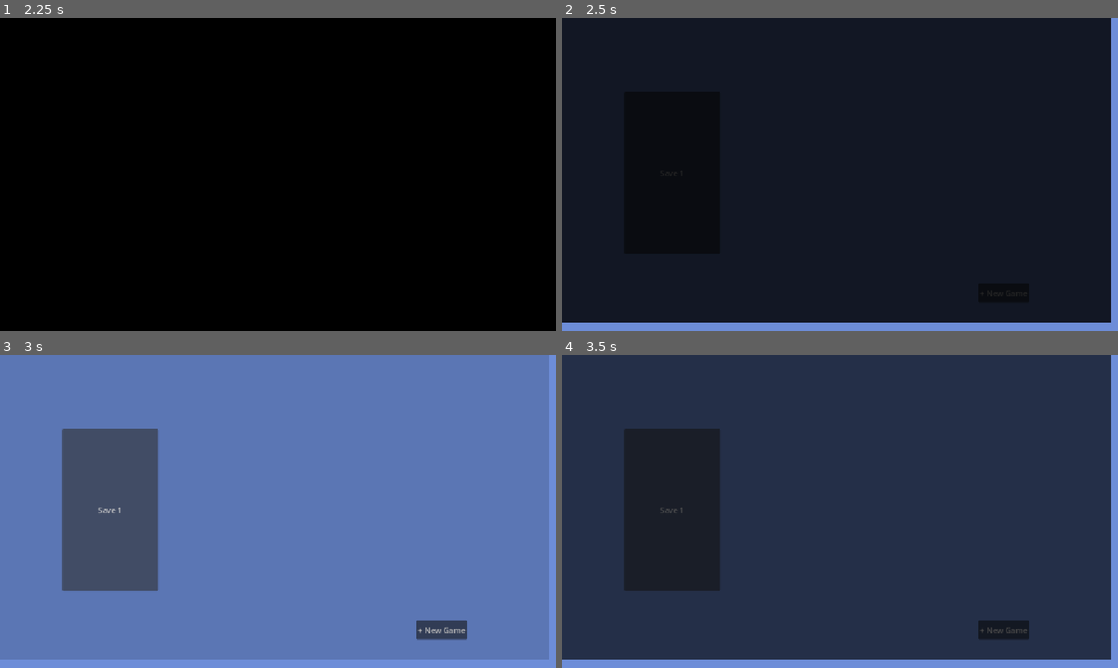
Above: before the commit, frames 1-4 (two rows, left to right).
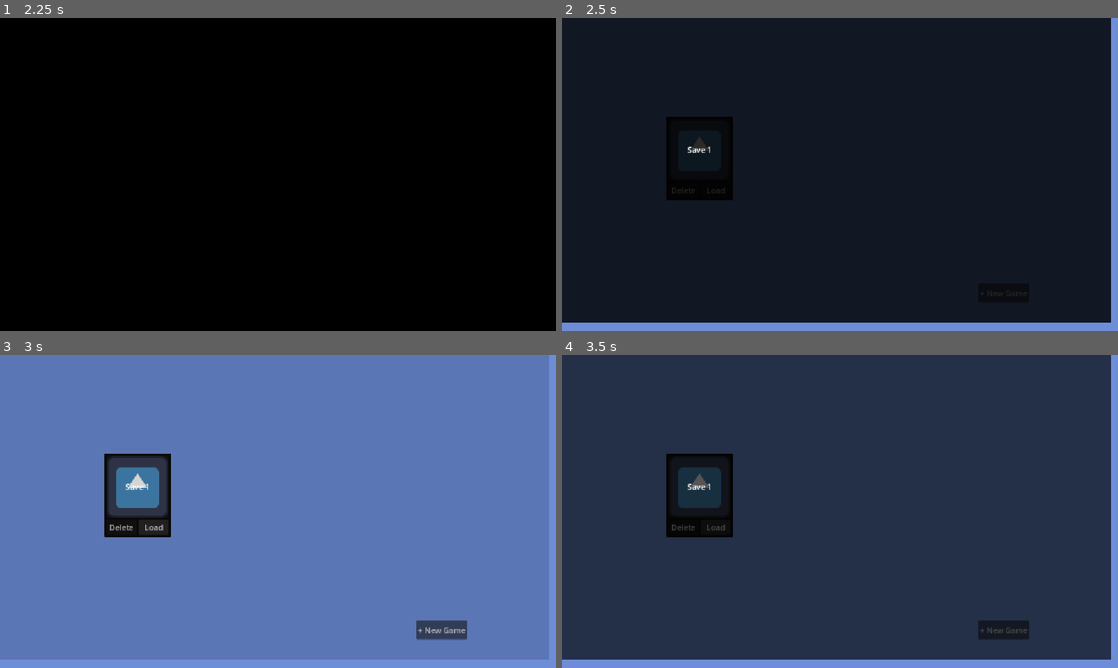
Above: after the commit, the same moments.

Repository: Nils1024/restock
Game: Godot game, scene res://assets/scenes/menus/main_menu.tscn
Two runs of this game, one before a commit and one after it. Both use one fixed random seed, a clock stepped at 60 frames per second and the inputs below. The engine's default icon, where the game draws it, is replaced by a stand-in: a white triangle on a blue panel in a dark square.
Inputs (mouse positions are in pixels of both pictures, inside the frame that each line leads up to):
- Up to frame 1 (2.25 s): click "Play" at 0.5 s; click "Play" at 1.25 s; tap Enter (ui_accept) at 2 s; move the mouse to (400, 158) at 2.02 s; hold Right from 2.03 s (still down); hold Mouse wheel down (zoom_in) from 2.03 s (still down); click (400, 158) at 2.17 s
- Up to frame 2 (2.5 s): keep holding Right; keep holding Mouse wheel down (zoom_in); tap Enter (ui_accept) at 2.27 s
- Up to frame 3 (3 s): release Right at 2.75 s; release Mouse wheel down (zoom_in) at 2.75 s; click "Save 1" (after the commit: "Load") at 2.75 s
- Up to frame 4 (3.5 s): no input

Frame 1 is identical in both runs. In frame 2, 0.5% of the frame differs, in the area x 18-31%, y 31-59%; in frame 3, 9.5%, in the area x 11-31%, y 23-76%; in frame 4, 7.8%.

Commit message:
tried to fix the UI sizes

Diff:
--- a/assets/scenes/menus/save_selection_Menu.tscn
+++ b/assets/scenes/menus/save_selection_Menu.tscn
@@ -6,6 +6,10 @@
 
 [sub_resource type="StyleBoxFlat" id="StyleBoxFlat_mjmsl"]
 bg_color = Color(0.33034465, 0.33588725, 0.3182867, 1)
+corner_radius_top_left = 3
+corner_radius_top_right = 3
+corner_radius_bottom_right = 3
+corner_radius_bottom_left = 3
 
 [node name="SaveSelectionMenu" type="Node2D" unique_id=260701952]
 script = ExtResource("1_wc18j")
@@ -17,26 +21,17 @@
 offset_bottom = 672.0
 color = Color(0.42745098, 0.5529412, 0.84705883, 1)
 
-[node name="SaveCards" type="Control" parent="." unique_id=779337484]
-layout_mode = 3
-anchors_preset = 0
-offset_right = 40.0
-offset_bottom = 40.0
+[node name="ScrollContainer" type="ScrollContainer" parent="." unique_id=272979126]
+offset_left = 216.0
+offset_top = 204.0
+offset_right = 787.0
+offset_bottom = 380.0
 
-[node name="ScrollContainer" type="ScrollContainer" parent="SaveCards" unique_id=272979126]
-layout_mode = 0
-offset_left = 129.0
-offset_top = 153.0
-offset_right = 777.0
-offset_bottom = 504.0
+[node name="HBoxContainer" type="HBoxContainer" parent="ScrollContainer" unique_id=590214802]
+layout_mode = 2
+theme_override_constants/separation = 6
 
-[node name="HBoxContainer" type="HBoxContainer" parent="SaveCards/ScrollContainer" unique_id=590214802]
-layout_mode = 2
-size_flags_horizontal = 3
-size_flags_vertical = 3
-theme_override_constants/separation = 216
-
-[node name="SaveCard" parent="SaveCards/ScrollContainer/HBoxContainer" unique_id=798609909 instance=ExtResource("2_mjmsl")]
+[node name="SaveCard" parent="ScrollContainer/HBoxContainer" unique_id=798609909 instance=ExtResource("2_mjmsl")]
 layout_mode = 2
 metadata/Text = "Save 1"
 
@@ -51,8 +46,8 @@
 visible = false
 offset_left = 277.0
 offset_top = 106.0
-offset_right = 845.0
-offset_bottom = 514.0
+offset_right = 856.0
+offset_bottom = 477.0
 
 [node name="Panel" type="Panel" parent="MarginContainer" unique_id=1811798304]
 layout_mode = 2
@@ -67,31 +62,47 @@
 
 [node name="VBoxContainer2" type="VBoxContainer" parent="MarginContainer/MarginContainer" unique_id=112178961]
 layout_mode = 2
+theme_override_constants/separation = 8
 
-[node name="VBoxContainer" type="VBoxContainer" parent="MarginContainer/MarginContainer/VBoxContainer2" unique_id=1540889001]
+[node name="Label" type="Label" parent="MarginContainer/MarginContainer/VBoxContainer2" unique_id=60270351]
 layout_mode = 2
+theme_override_font_sizes/font_size = 24
+text = "New Game"
+horizontal_alignment = 1
 
-[node name="HBoxContainer" type="HBoxContainer" parent="MarginContainer/MarginContainer/VBoxContainer2/VBoxContainer" unique_id=594659035]
+[node name="GridContainer" type="GridContainer" parent="MarginContainer/MarginContainer/VBoxContainer2" unique_id=146717803]
 layout_mode = 2
+columns = 3
 
-[node name="Label" type="Label" parent="MarginContainer/MarginContainer/VBoxContainer2/VBoxContainer/HBoxContainer" unique_id=191714734]
+[node name="Label" type="Label" parent="MarginContainer/MarginContainer/VBoxContainer2/GridContainer" unique_id=191714734]
 layout_mode = 2
 text = "Seed:"
 
-[node name="LineEdit" type="LineEdit" parent="MarginContainer/MarginContainer/VBoxContainer2/VBoxContainer/HBoxContainer" unique_id=1448674343]
+[node name="LineEdit" type="LineEdit" parent="MarginContainer/MarginContainer/VBoxContainer2/GridContainer" unique_id=1448674343]
 layout_mode = 2
 size_flags_horizontal = 3
 
-[node name="HBoxContainer2" type="HBoxContainer" parent="MarginContainer/MarginContainer/VBoxContainer2/VBoxContainer" unique_id=159256552]
+[node name="Button" type="Button" parent="MarginContainer/MarginContainer/VBoxContainer2/GridContainer" unique_id=682339866]
 layout_mode = 2
+text = "Randomize"
 
-[node name="Label" type="Label" parent="MarginContainer/MarginContainer/VBoxContainer2/VBoxContainer/HBoxContainer2" unique_id=167778720]
+[node name="Label2" type="Label" parent="MarginContainer/MarginContainer/VBoxContainer2/GridContainer" unique_id=167778720]
 layout_mode = 2
 text = "Name:"
 
-[node name="LineEdit" type="LineEdit" parent="MarginContainer/MarginContainer/VBoxContainer2/VBoxContainer/HBoxContainer2" unique_id=804677684]
+[node name="LineEdit2" type="LineEdit" parent="MarginContainer/MarginContainer/VBoxContainer2/GridContainer" unique_id=804677684]
 layout_mode = 2
 size_flags_horizontal = 3
+
+[node name="Button2" type="Button" parent="MarginContainer/MarginContainer/VBoxContainer2/GridContainer" unique_id=766969735]
+layout_mode = 2
+text = "Randomize"
+
+[node name="Spacer" type="AspectRatioContainer" parent="MarginContainer/MarginContainer/VBoxContainer2" unique_id=1685591348]
+layout_mode = 2
+size_flags_horizontal = 3
+size_flags_vertical = 3
+stretch_mode = 1
 
 [node name="HBoxContainer" type="HBoxContainer" parent="MarginContainer/MarginContainer/VBoxContainer2" unique_id=1364128682]
 layout_mode = 2
@@ -119,7 +130,7 @@
 
 [node name="Timer" type="Timer" parent="FadeTransition" unique_id=216372829]
 
-[connection signal="card_pressed" from="SaveCards/ScrollContainer/HBoxContainer/SaveCard" to="." method="_on_save_card_card_pressed"]
+[connection signal="card_pressed" from="ScrollContainer/HBoxContainer/SaveCard" to="." method="_on_save_card_card_pressed"]
 [connection signal="pressed" from="NewGame" to="." method="_on_new_game_pressed"]
 [connection signal="pressed" from="MarginContainer/MarginContainer/VBoxContainer2/HBoxContainer/CancelNewGame" to="." method="_on_cancel_new_game_pressed"]
 [connection signal="timeout" from="FadeTransition/Timer" to="." method="_on_timer_timeout"]
--- a/assets/scenes/util/ui/save_card.tscn
+++ b/assets/scenes/util/ui/save_card.tscn
@@ -1,22 +1,82 @@
 [gd_scene format=3 uid="uid://c51keuke5k5xc"]
 
 [ext_resource type="Script" uid="uid://clmtrpt27i4f3" path="res://assets/scripts/ui/save_card.gd" id="1_k0u2x"]
+[ext_resource type="Texture2D" uid="uid://b5d86uris7den" path="res://icon.svg" id="2_gmij2"]
 
-[node name="SaveCard" type="Control" unique_id=798609909]
-layout_mode = 3
-anchors_preset = 15
-anchor_right = 1.0
-anchor_bottom = 1.0
-offset_right = -955.0
-offset_bottom = -311.0
+[sub_resource type="StyleBoxFlat" id="StyleBoxFlat_k0u2x"]
+bg_color = Color(0.04303915, 0.043039158, 0.043039113, 1)
+corner_radius_top_left = 3
+corner_radius_top_right = 3
+corner_radius_bottom_right = 3
+corner_radius_bottom_left = 3
+
+[node name="SaveCard" type="PanelContainer" unique_id=166058846]
+anchors_preset = 8
+anchor_left = 0.5
+anchor_top = 0.5
+anchor_right = 0.5
+anchor_bottom = 0.5
+offset_left = -127.5
+offset_top = -168.0
+offset_right = 127.5
+offset_bottom = 168.0
 grow_horizontal = 2
 grow_vertical = 2
 script = ExtResource("1_k0u2x")
 metadata/Text = ""
 
-[node name="SaveButton" type="Button" parent="." unique_id=1990547970]
-layout_mode = 0
-offset_right = 199.0
-offset_bottom = 336.0
+[node name="Panel" type="Panel" parent="." unique_id=1480409714]
+layout_mode = 2
+theme_override_styles/panel = SubResource("StyleBoxFlat_k0u2x")
 
-[connection signal="pressed" from="SaveButton" to="." method="_on_save_button_pressed"]
+[node name="MarginContainer" type="MarginContainer" parent="." unique_id=921951790]
+layout_mode = 2
+theme_override_constants/margin_left = 5
+theme_override_constants/margin_top = 5
+theme_override_constants/margin_right = 5
+theme_override_constants/margin_bottom = 5
+
+[node name="VBoxContainer" type="VBoxContainer" parent="MarginContainer" unique_id=1405289479]
+layout_mode = 2
+
+[node name="Control" type="PanelContainer" parent="MarginContainer/VBoxContainer" unique_id=1629405087]
+layout_mode = 2
+size_flags_vertical = 3
+
+[node name="Spacer" type="AspectRatioContainer" parent="MarginContainer/VBoxContainer/Control" unique_id=207997464]
+z_index = 1
+layout_mode = 2
+size_flags_vertical = 3
+
+[node name="Label" type="Label" parent="MarginContainer/VBoxContainer/Control" unique_id=1717226255]
+z_index = 1
+layout_mode = 2
+horizontal_alignment = 1
+vertical_alignment = 1
+
+[node name="Spacer2" type="AspectRatioContainer" parent="MarginContainer/VBoxContainer/Control" unique_id=1891685710]
+z_index = 1
+layout_mode = 2
+size_flags_vertical = 3
+
+[node name="TextureRect" type="TextureRect" parent="MarginContainer/VBoxContainer/Control" unique_id=1134362654]
+y_sort_enabled = true
+layout_mode = 2
+texture = ExtResource("2_gmij2")
+
+[node name="HBoxContainer" type="HBoxContainer" parent="MarginContainer/VBoxContainer" unique_id=334888404]
+layout_mode = 2
+
+[node name="DeleteButton" type="Button" parent="MarginContainer/VBoxContainer/HBoxContainer" unique_id=1957013404]
+layout_mode = 2
+size_flags_horizontal = 3
+size_flags_vertical = 0
+text = "Delete"
+
+[node name="SaveButton" type="Button" parent="MarginContainer/VBoxContainer/HBoxContainer" unique_id=1990547970]
+layout_mode = 2
+size_flags_horizontal = 3
+size_flags_vertical = 0
+text = "Load"
+
+[connection signal="pressed" from="MarginContainer/VBoxContainer/HBoxContainer/SaveButton" to="." method="_on_save_button_pressed"]
--- a/assets/scripts/ui/save_card.gd
+++ b/assets/scripts/ui/save_card.gd
@@ -1,10 +1,10 @@
-extends Control
+extends PanelContainer
 
 signal card_pressed
 
 # Called when the node enters the scene tree for the first time.
 func _ready() -> void:
-	$SaveButton.text = get_meta("Text", "Save")
+	$MarginContainer/VBoxContainer/Control/Label.text = get_meta("Text", "Save")
 
 func _on_save_button_pressed() -> void:
 	emit_signal("card_pressed")
